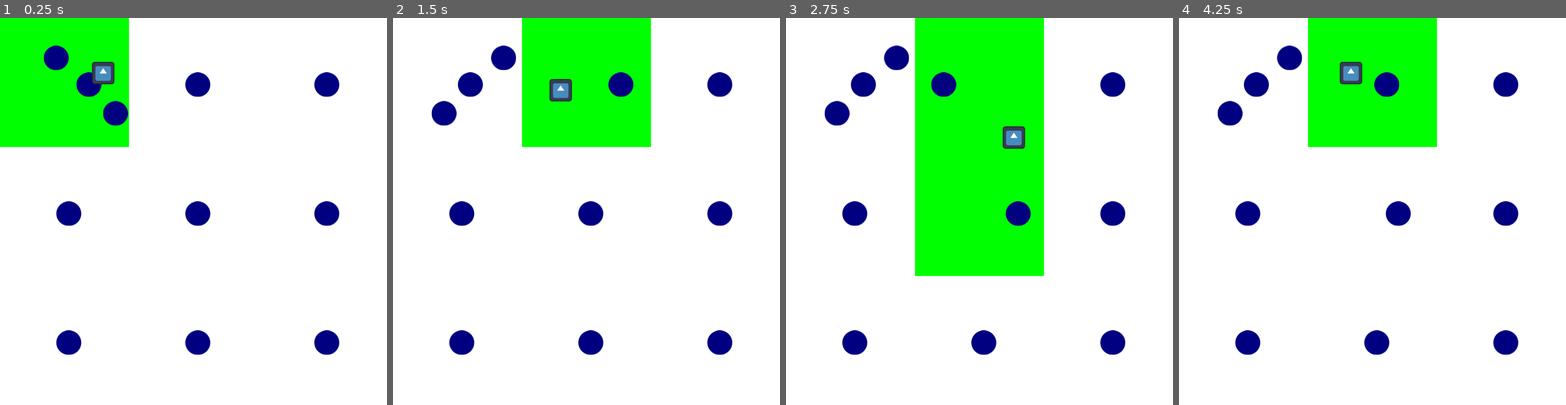
Above: before the commit, frames 1-4 (left to right).
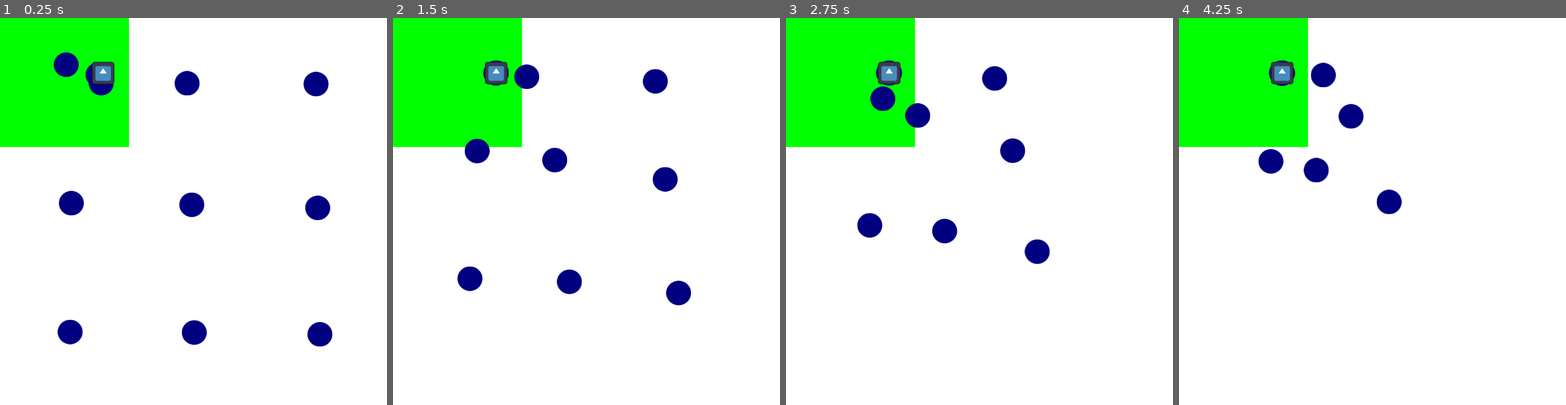
Above: after the commit, the same moments.

Repository: Jcalafange/IA_para_jogos
Game: Godot game, scene res://Cena1.tscn
Two runs of this game, one before a commit and one after it. Both use one fixed random seed, a clock stepped at 60 frames per second and the inputs below. The engine's default icon, where the game draws it, is replaced by a stand-in: a white triangle on a blue panel in a dark square.
Inputs:
- Up to frame 1 (0.25 s): no input
- Up to frame 2 (1.5 s): hold Right (ui_right) 0.53-1.28 s; hold Down (ui_down) from 1.28 s (still down)
- Up to frame 3 (2.75 s): release Down (ui_down) at 2.03 s; hold Right (ui_right) from 2.03 s (still down)
- Up to frame 4 (4.25 s): release Right (ui_right) at 2.78 s; hold Up (ui_up) 2.78-3.53 s; hold Left (ui_left) from 3.53 s (still down)

The runs differ from the first frame. In frame 1, 4.1% of the frame differs, in the area x 11-88%, y 7-87%; in frame 2, 27%; in frame 3, 36%, in the area x 0-88%, y 0-87%; in frame 4, 25%.

Commit message:
bolas estão seguindo o jogador, porem independente da zona ativfa

Diff:
--- a/Cena1.tscn
+++ b/Cena1.tscn
@@ -73,15 +73,15 @@
 [node name="ball11" parent="GameController" groups=["Balls"] instance=ExtResource("3_glsyj")]
 position = Vector2(760, 755)
 
-[node name="bola" type="CharacterBody2D" parent="." groups=["Player"]]
+[node name="player" type="CharacterBody2D" parent="." groups=["Player"]]
 position = Vector2(240, 128)
 script = ExtResource("3_opcuk")
 metadata/_edit_group_ = true
 
-[node name="Sprite2D" type="Sprite2D" parent="bola"]
+[node name="Sprite2D" type="Sprite2D" parent="player"]
 position = Vector2(0, 7.62939e-06)
 scale = Vector2(0.40625, 0.40625)
 texture = ExtResource("4_xq5yl")
 
-[node name="CollisionShape2D" type="CollisionShape2D" parent="bola"]
+[node name="CollisionShape2D" type="CollisionShape2D" parent="player"]
 shape = SubResource("RectangleShape2D_rn4r2")
--- a/Scripts/GameController.gd
+++ b/Scripts/GameController.gd
@@ -33,4 +33,4 @@
 func _process(delta):
 	#print(active_zones)
 	for zone in active_zones:
-		zone.move_balls()  # Função customizada para mover bolas dentro da zona
+		zone.move_balls(delta)  # Função customizada para mover bolas dentro da zona
--- a/Scripts/ZoneController.gd
+++ b/Scripts/ZoneController.gd
@@ -1,11 +1,12 @@
 extends Area2D  # Agora herda de Area2D, e não mais de ColorRect
 
 var original_color: Color
-
 var target_color: Color = Color(0, 1, 0)  # Cor alvo (ex: vermelho)
 var balls_in_zone = []
 signal ball_entered_zone(ball, zone)
 signal ball_exited_zone(ball, zone)
+
+var player: Node2D
 
 func _ready():
 	original_color = modulate  # Armazena a cor original
@@ -13,15 +14,18 @@
 	connect("body_entered", Callable(self, "_on_body_entered"))  # Usando Callable
 	connect("body_exited", Callable(self, "_on_body_exited"))  # Usando Callable
 
+	# Ajuste o caminho do player conforme necessário
+	player = get_node("/root/Node2D/player")  # Assumindo que "player" é filho de "Node2D"
+
 func _on_body_entered(body):
 	if body is CharacterBody2D:
-		print("A bola entrou na zona: ", self.name)  # Se a bola (jogador) entrou na zona
+		print("O player entrou na zona: ", self.name)  # Se a bola (jogador) entrou na zona
 		GameController.toggle_zone(self)
 		#set_active(true)
 
 func _on_body_exited(body):
 	if body is CharacterBody2D:
-		print("A bola saiu da zona: ", self.name)  # Se a bola (jogador) saiu da zona
+		print("O player saiu da zona: ", self.name)  # Se a bola (jogador) saiu da zona
 		GameController.toggle_zone(self)
 		#set_active(false)
 
@@ -37,6 +41,8 @@
 
 	return position.x >= self.position.x and position.x <= self.position.x + zone_size.x and position.y >= self.position.y and position.y <= self.position.y + zone_size.y
 
-func move_balls() -> void:
+func move_balls(delta: float) -> void:
 	for ball in balls_in_zone:
-		ball.move((self.position.x + 25), (self.position.x + 275))
+		if player:  # Verifica se o jogador foi atribuído corretamente
+			var direction = (player.position - ball.position).normalized()  # Calcula a direção para o jogador
+			ball.position += direction * ball.velocity * delta  # Move a bola em direção ao jogador
--- a/Scripts/ballController.gd
+++ b/Scripts/ballController.gd
@@ -1,20 +1,18 @@
 extends Area2D
-
 
 var velocity : float = 100.0
 var direction : int = 1
+var player : Node2D
+
 
 func _ready():
-	pass # Replace with function body.
-
+	player = get_node("/root/Node2D/player")
 
 # Called every frame. 'delta' is the elapsed time since the previous frame.
 func _process(delta):
-	pass
+	if player:  # Verifica se o jogador foi atribuído corretamente
+		move_towards_player(delta)
 
-func move(minX: float, maxX: float):
-	position.x += velocity * direction * get_process_delta_time()
-	if position.x <= minX:
-		direction = 1  # Muda a direção para direita
-	elif position.x >= maxX:
-		direction = -1  # Muda a direção para esquerda
+func move_towards_player(delta):
+	var direction = (player.position - position).normalized()  # Calcula a direção para o jogador
+	position += direction * velocity * delta  # Move a bola na direção do jogador com base na velocidade
--- a/Scripts/bola.gd
+++ b/Scripts/bola.gd
@@ -9,13 +9,13 @@
 	velocity = Vector2.ZERO
 
 	# Movimento básico usando setas do teclado ou WASD
-	if Input.is_action_pressed("ui_right"):
+	if Input.is_action_pressed("move_right"):
 		velocity.x += speed
-	elif Input.is_action_pressed("ui_left"):
+	elif Input.is_action_pressed("move_left"):
 		velocity.x -= speed
-	if Input.is_action_pressed("ui_down"):
+	if Input.is_action_pressed("move_down"):
 		velocity.y += speed
-	elif Input.is_action_pressed("ui_up"):
+	elif Input.is_action_pressed("move_up"):
 		velocity.y -= speed
 
 	# Move a bola usando move_and_slide()
--- a/project.godot
+++ b/project.godot
@@ -23,3 +23,26 @@
 
 window/size/viewport_width=900
 window/size/viewport_height=900
+
+[input]
+
+move_right={
+"deadzone": 0.5,
+"events": [Object(InputEventKey,"resource_local_to_scene":false,"resource_name":"","device":0,"window_id":0,"alt_pressed":false,"shift_pressed":false,"ctrl_pressed":false,"meta_pressed":false,"pressed":false,"keycode":0,"physical_keycode":68,"key_label":0,"unicode":0,"echo":false,"script":null)
+]
+}
+move_left={
+"deadzone": 0.5,
+"events": [Object(InputEventKey,"resource_local_to_scene":false,"resource_name":"","device":-1,"window_id":0,"alt_pressed":false,"shift_pressed":false,"ctrl_pressed":false,"meta_pressed":false,"pressed":false,"keycode":0,"physical_keycode":65,"key_label":0,"unicode":97,"echo":false,"script":null)
+]
+}
+move_down={
+"deadzone": 0.5,
+"events": [Object(InputEventKey,"resource_local_to_scene":false,"resource_name":"","device":-1,"window_id":0,"alt_pressed":false,"shift_pressed":false,"ctrl_pressed":false,"meta_pressed":false,"pressed":false,"keycode":0,"physical_keycode":83,"key_label":0,"unicode":115,"echo":false,"script":null)
+]
+}
+move_up={
+"deadzone": 0.5,
+"events": [Object(InputEventKey,"resource_local_to_scene":false,"resource_name":"","device":-1,"window_id":0,"alt_pressed":false,"shift_pressed":false,"ctrl_pressed":false,"meta_pressed":false,"pressed":false,"keycode":0,"physical_keycode":87,"key_label":0,"unicode":119,"echo":false,"script":null)
+]
+}
